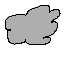
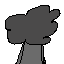
Layer changes from the first 64×64 image to the second:
painted on "Layer 10" over (5, 5, 60, 45)
showed "Layer 15", painted on it over (19, 29, 43, 64)
showed "Layer 14", painted on it over (16, 29, 44, 64)
showed "Layer 13", painted on it over (16, 30, 45, 64)
showed "Layer 12", painted on it over (16, 30, 45, 64)
showed "Layer 4", painted on it over (16, 30, 46, 64)
showed "Layer 3", painted on it over (16, 31, 46, 64)
showed "Layer 2", painted on it over (17, 31, 45, 64)
showed "Layer 0", painted on it over (15, 32, 46, 64)
